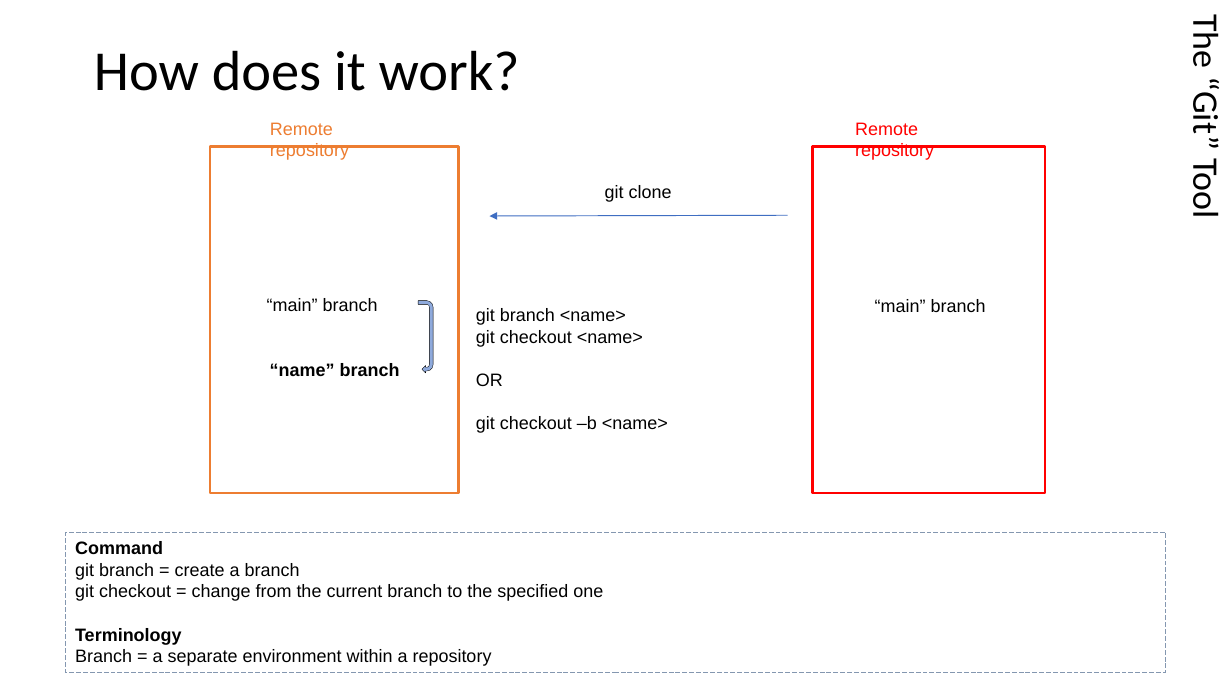
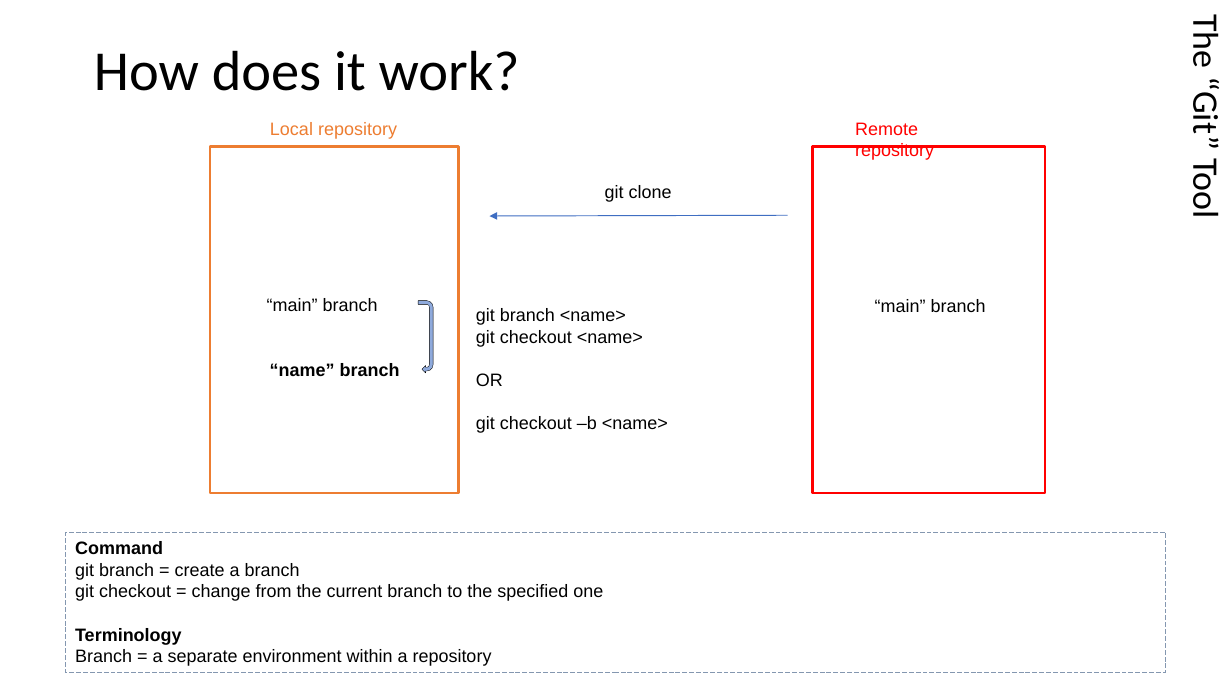
Before and after one commit to HunteRoi/git-training, a slide deck: slide 15 of Formation Git.pptx. Drawn at 1232x693 pixels with LibreOffice and Linux fonts; fonts in the diff are those of the drawing. Boxes give left, top, right and bottom in pixels: in the first picture for what was removed or moved away, otherwise in the second. Text is boxed around its words. In the diff, an @@ line names an element or a change of style, - is before the commit and + after.

```diff
--- a/Formation Git.pptx
+++ b/Formation Git.pptx
@@ text at [270, 122, 397, 139]: text changed @@
-Remote repository
+Local repository
```
Also in this commit, not shown: 3 other slides changed.
